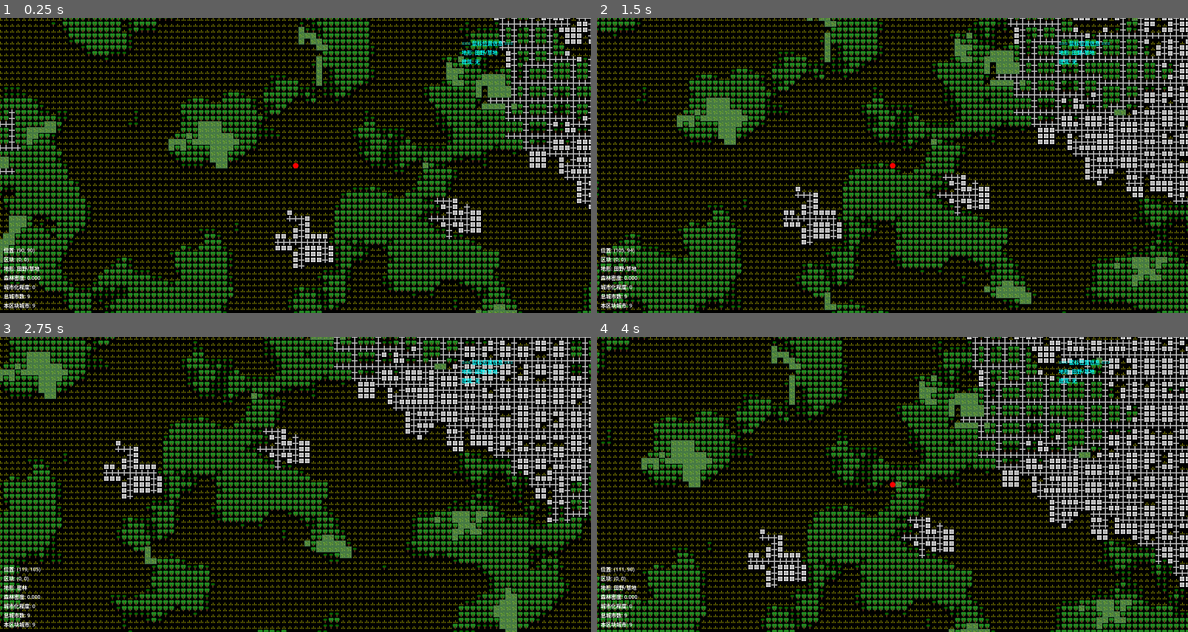
Above: before the commit, frames 1-4 (two rows, left to right).
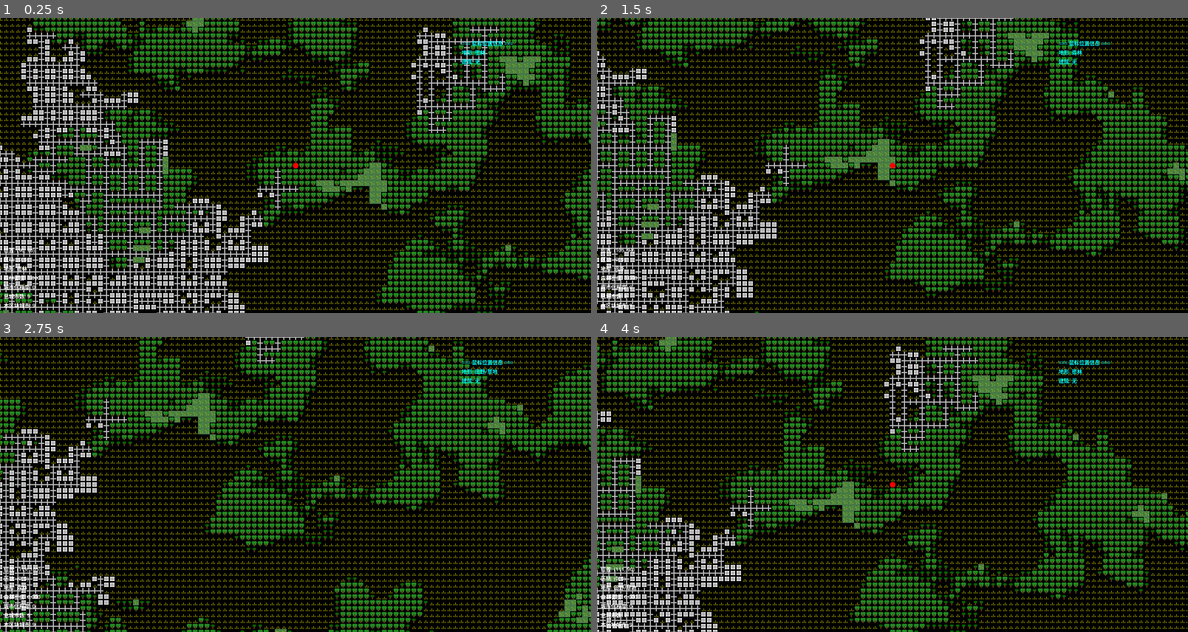
Above: after the commit, the same moments.

Repository: AliveGh0st/overmapchunkdemo
Game: Godot game, scene res://overmap_system.tscn
Same seed, same stepped clock (60 frames per second), same inputs: the game is played once before the commit and once after it.
Inputs (mouse positions are in pixels of both pictures, inside the frame that each line leads up to):
- Up to frame 1 (0.25 s): no input
- Up to frame 2 (1.5 s): tap Enter at 0.5 s; move the mouse to (1022, 150) at 0.52 s; hold Right (ui_right) 0.53-1.28 s; tap Tab at 0.6 s; click (1022, 150) at 0.67 s; move the mouse to (774, 180) at 1.27 s; hold Down (ui_down) from 1.28 s (still down); tap I at 1.35 s
- Up to frame 3 (2.75 s): move the mouse to (354, 419) at 2.02 s; release Down (ui_down) at 2.03 s; hold Right (ui_right) from 2.03 s (still down); tap Tab at 2.1 s
- Up to frame 4 (4 s): move the mouse to (862, 543) at 2.77 s; release Right (ui_right) at 2.78 s; hold Up (ui_up) 2.78-3.53 s; tap I at 2.85 s; click (862, 543) at 2.92 s; move the mouse to (1069, 528) at 3.52 s; hold Left (ui_left) from 3.53 s (still down); tap Tab at 3.6 s

The runs differ from the first frame. In frame 1, 44% of the frame differs, in the area x 0-100%, y 0-100%; in frame 2, 44%; in frame 3, 42%; in frame 4, 45%.

Commit message:
feat: 添加噪声管理器以统一管理地形生成噪声

Diff:
--- /dev/null
+++ b/noise_manager.gd
@@ -0,0 +1,214 @@
+extends Node
+class_name NoiseManager
+
+## 噪声管理器 - 统一管理所有地形生成噪声
+## 负责创建、配置和管理所有的 FastNoiseLite 实例
+## 提供类型安全的噪声访问接口和统一的种子管理
+
+# ============================================================================
+# 噪声类型枚举
+# ============================================================================
+enum NoiseType {
+	LAKE,           ## 湖泊生成噪声
+	FOREST_BASE,    ## 森林基础分布噪声（第一层）
+	FOREST_DENSITY, ## 森林密度减少噪声（第二层）
+	FLOODPLAIN     ## 洪泛平原噪声（沼泽生成）
+}
+
+# ============================================================================
+# 噪声实例存储
+# ============================================================================
+var _noise_instances: Dictionary = {}  ## 存储所有噪声实例，键为 NoiseType 枚举
+var _world_seed: int = 0               ## 全局世界种子
+
+# ============================================================================
+# 噪声配置数据结构
+# ============================================================================
+## 噪声配置数据类
+class NoiseConfig:
+	var frequency: float = 0.1
+	var octaves: int = 4
+	var persistence: float = 0.5
+	var noise_type: FastNoiseLite.NoiseType = FastNoiseLite.TYPE_SIMPLEX
+	var seed_offset: int = 0  ## 种子偏移，用于在同一世界种子下生成不同的噪声
+
+	func _init(freq: float = 0.1, oct: int = 4, pers: float = 0.5, type: FastNoiseLite.NoiseType = FastNoiseLite.TYPE_SIMPLEX, offset: int = 0):
+		frequency = freq
+		octaves = oct
+		persistence = pers
+		noise_type = type
+		seed_offset = offset
+
+# ============================================================================
+# 初始化和管理函数
+# ============================================================================
+
+func initialize(world_seed: int):
+	"""
+	初始化噪声管理器
+	使用给定的世界种子创建所有必要的噪声生成器
+	"""
+	_world_seed = world_seed
+	_create_all_noise_instances()
+	print("NoiseManager initialized with seed: ", world_seed)
+
+func _create_all_noise_instances():
+	"""
+	创建所有噪声实例
+	根据配置文件中的参数配置每个噪声生成器
+	"""
+	# 湖泊噪声配置
+	var lake_config = NoiseConfig.new(
+		Config.LakeConfig.NOISE_SCALE,
+		Config.LakeConfig.NOISE_OCTAVES,
+		Config.LakeConfig.NOISE_PERSISTENCE,
+		FastNoiseLite.TYPE_SIMPLEX,
+		0
+	)
+	_create_noise_instance(NoiseType.LAKE, lake_config)
+
+	# 森林基础分布噪声配置
+	var forest_base_config = NoiseConfig.new(
+		Config.ForestConfig.NOISE_1_SCALE,
+		Config.ForestConfig.NOISE_1_OCTAVES,
+		Config.ForestConfig.NOISE_1_PERSISTENCE,
+		FastNoiseLite.TYPE_SIMPLEX,
+		1000  # 使用不同的种子偏移
+	)
+	_create_noise_instance(NoiseType.FOREST_BASE, forest_base_config)
+
+	# 森林密度减少噪声配置
+	var forest_density_config = NoiseConfig.new(
+		Config.ForestConfig.NOISE_2_SCALE,
+		Config.ForestConfig.NOISE_2_OCTAVES,
+		Config.ForestConfig.NOISE_2_PERSISTENCE,
+		FastNoiseLite.TYPE_SIMPLEX,
+		2000  # 使用不同的种子偏移
+	)
+	_create_noise_instance(NoiseType.FOREST_DENSITY, forest_density_config)
+
+	# 洪泛平原噪声配置
+	var floodplain_config = NoiseConfig.new(
+		Config.SwampConfig.FLOODPLAIN_NOISE_SCALE,
+		Config.SwampConfig.FLOODPLAIN_NOISE_OCTAVES,
+		Config.SwampConfig.FLOODPLAIN_NOISE_PERSISTENCE,
+		FastNoiseLite.TYPE_SIMPLEX,
+		3000  # 使用不同的种子偏移
+	)
+	_create_noise_instance(NoiseType.FLOODPLAIN, floodplain_config)
+
+func _create_noise_instance(type: NoiseType, config: NoiseConfig):
+	"""
+	创建单个噪声实例
+	"""
+	var noise = FastNoiseLite.new()
+	noise.seed = _world_seed + config.seed_offset
+	noise.frequency = config.frequency
+	noise.noise_type = config.noise_type
+	noise.fractal_octaves = config.octaves
+	noise.fractal_gain = config.persistence
+
+	_noise_instances[type] = noise
+	print("Created noise instance: ", NoiseType.keys()[type], " with seed: ", noise.seed)
+
+# ============================================================================
+# 噪声访问接口
+# ============================================================================
+
+func get_noise(type: NoiseType) -> FastNoiseLite:
+	"""
+	获取指定类型的噪声生成器
+	返回 FastNoiseLite 实例，如果不存在则返回 null
+	"""
+	if type in _noise_instances:
+		return _noise_instances[type]
+	else:
+		push_error("Noise type not found: " + str(type))
+		return null
+
+func get_lake_noise() -> FastNoiseLite:
+	"""便捷方法：获取湖泊噪声生成器"""
+	return get_noise(NoiseType.LAKE)
+
+func get_forest_base_noise() -> FastNoiseLite:
+	"""便捷方法：获取森林基础分布噪声生成器"""
+	return get_noise(NoiseType.FOREST_BASE)
+
+func get_forest_density_noise() -> FastNoiseLite:
+	"""便捷方法：获取森林密度减少噪声生成器"""
+	return get_noise(NoiseType.FOREST_DENSITY)
+
+func get_floodplain_noise() -> FastNoiseLite:
+	"""便捷方法：获取洪泛平原噪声生成器"""
+	return get_noise(NoiseType.FLOODPLAIN)
+
+# ============================================================================
+# 噪声值计算接口
+# ============================================================================
+
+func get_noise_value(type: NoiseType, x: float, y: float) -> float:
+	"""
+	获取指定位置的噪声值
+	返回范围通常在 -1.0 到 1.0 之间
+	"""
+	var noise = get_noise(type)
+	if noise:
+		return noise.get_noise_2d(x, y)
+	else:
+		return 0.0
+
+func get_lake_value(x: float, y: float) -> float:
+	"""获取湖泊噪声值"""
+	return get_noise_value(NoiseType.LAKE, x, y)
+
+func get_forest_base_value(x: float, y: float) -> float:
+	"""获取森林基础分布噪声值"""
+	return get_noise_value(NoiseType.FOREST_BASE, x, y)
+
+func get_forest_density_value(x: float, y: float) -> float:
+	"""获取森林密度减少噪声值"""
+	return get_noise_value(NoiseType.FOREST_DENSITY, x, y)
+
+func get_floodplain_value(x: float, y: float) -> float:
+	"""获取洪泛平原噪声值"""
+	return get_noise_value(NoiseType.FLOODPLAIN, x, y)
+
+# ============================================================================
+# 调试和信息函数
+# ============================================================================
+
+func get_noise_info(type: NoiseType) -> Dictionary:
+	"""
+	获取噪声生成器的详细信息
+	用于调试和监控
+	"""
+	var noise = get_noise(type)
+	if noise:
+		return {
+			"type": NoiseType.keys()[type],
+			"seed": noise.seed,
+			"frequency": noise.frequency,
+			"octaves": noise.fractal_octaves,
+			"persistence": noise.fractal_gain,
+			"noise_type": noise.noise_type
+		}
+	else:
+		return {}
+
+func print_all_noise_info():
+	"""
+	打印所有噪声生成器的信息
+	用于调试
+	"""
+	print("=== Noise Manager Info ===")
+	for type in NoiseType.values():
+		var info = get_noise_info(type)
+		if not info.is_empty():
+			print("%s: seed=%d, freq=%.4f, oct=%d, pers=%.2f" % [
+				info.type, info.seed, info.frequency, info.octaves, info.persistence
+			])
+	print("==========================")
+
+func get_total_noise_count() -> int:
+	"""获取当前管理的噪声实例总数"""
+	return _noise_instances.size()
--- a/overmap_renderer.gd
+++ b/overmap_renderer.gd
@@ -3,6 +3,9 @@
 
 ## 连续地图overmap渲染器
 ## 负责动态生成和渲染无限大地图，包括地形生成、TileMap渲染和玩家标记管理
+
+# 预加载噪声管理器类
+const NoiseManager = preload("res://noise_manager.gd")
 
 # ============================================================================
 # 核心地图设置
@@ -73,19 +76,13 @@
 # ============================================================================
 # 噪声生成器实例
 # ============================================================================
-var lake_noise: FastNoiseLite  ## 湖泊生成噪声器
+# 噪声生成器实例 - 使用噪声管理器统一管理
+# ============================================================================
+var noise_manager: NoiseManager  ## 噪声管理器实例
 
 # 动态森林大小调整值（替代原来的常量）
 var forest_size_adjust: float = 0.0 ## 森林大小调整值，对应C++的forest_size_adjust
 # 注意：forestosity在城市系统部分已声明
-
-# 森林噪声生成器实例
-var forest_noise_1: FastNoiseLite ## 第一层噪声生成器 - 森林基础分布
-var forest_noise_2: FastNoiseLite ## 第二层噪声生成器 - 森林密度减少效果
-
-
-# 洪泛平原噪声生成器实例
-var floodplain_noise: FastNoiseLite ## 洪泛平原噪声生成器
 
 # ============================================================================
 # 全局系统设置
@@ -146,9 +143,7 @@
 
 	# 设置各个子系统
 	setup_tilemap()
-	setup_lake_noise()
-	setup_forest_noise()
-	setup_floodplain_noise()
+	setup_noise_manager()
 
 	# 监听窗口大小变化事件
 	get_viewport().size_changed.connect(_on_viewport_size_changed)
@@ -460,50 +455,15 @@
 # 噪声生成器初始化
 # ============================================================================
 
-func setup_lake_noise():
-	"""
-	初始化湖泊噪声生成器
-	配置用于湖泊分布计算的Simplex噪声参数
-	"""
-	lake_noise = FastNoiseLite.new()
-	lake_noise.seed = world_seed  # 使用全局种子确保一致性
-	lake_noise.frequency = Config.LakeConfig.NOISE_SCALE
-	lake_noise.noise_type = FastNoiseLite.TYPE_SIMPLEX
-	lake_noise.fractal_octaves = Config.LakeConfig.NOISE_OCTAVES
-	lake_noise.fractal_gain = Config.LakeConfig.NOISE_PERSISTENCE
-
-func setup_forest_noise():
-	"""
-	初始化森林噪声生成器系统
-	创建双层噪声：基础分布噪声和密度减少噪声，完全匹配C++逻辑
-	"""
-	# 第一层噪声 - 森林基础分布
-	forest_noise_1 = FastNoiseLite.new()
-	forest_noise_1.seed = world_seed  # 使用全局种子
-	forest_noise_1.frequency = Config.ForestConfig.NOISE_1_SCALE
-	forest_noise_1.noise_type = FastNoiseLite.TYPE_SIMPLEX
-	forest_noise_1.fractal_octaves = Config.ForestConfig.NOISE_1_OCTAVES
-	forest_noise_1.fractal_gain = Config.ForestConfig.NOISE_1_PERSISTENCE
-
-	# 第二层噪声 - 森林密度减少效果
-	forest_noise_2 = FastNoiseLite.new()
-	forest_noise_2.seed = world_seed  # 使用稍微不同的种子避免完全相同
-	forest_noise_2.frequency = Config.ForestConfig.NOISE_2_SCALE
-	forest_noise_2.noise_type = FastNoiseLite.TYPE_SIMPLEX
-	forest_noise_2.fractal_octaves = Config.ForestConfig.NOISE_2_OCTAVES
-	forest_noise_2.fractal_gain = Config.ForestConfig.NOISE_2_PERSISTENCE
-
-func setup_floodplain_noise():
-	"""
-	初始化洪泛平原噪声生成器系统
-	用于沼泽生成，完全匹配C++版本的om_noise_layer_floodplain逻辑
-	"""
-	floodplain_noise = FastNoiseLite.new()
-	floodplain_noise.seed = world_seed# 使用独特的种子
-	floodplain_noise.frequency = Config.SwampConfig.FLOODPLAIN_NOISE_SCALE
-	floodplain_noise.noise_type = FastNoiseLite.TYPE_SIMPLEX
-	floodplain_noise.fractal_octaves = Config.SwampConfig.FLOODPLAIN_NOISE_OCTAVES
-	floodplain_noise.fractal_gain = Config.SwampConfig.FLOODPLAIN_NOISE_PERSISTENCE
+func setup_noise_manager():
+	"""
+	初始化噪声管理器
+	创建并配置所有需要的噪声生成器
+	"""
+	noise_manager = NoiseManager.new()
+	add_child(noise_manager)
+	noise_manager.initialize(world_seed)
+	print("Noise manager setup completed")
 
 # ============================================================================
 # 区块生成管理系统
@@ -1117,7 +1077,7 @@
 func _is_lake_noise_at(world_pos: Vector2i) -> bool:
 	"""检查指定世界坐标是否应该生成湖泊（基于噪声计算）"""
 	# 获取原始噪声值（范围-1到1）
-	var noise_value = lake_noise.get_noise_2d(world_pos.x, world_pos.y)
+	var noise_value = noise_manager.get_lake_value(world_pos.x, world_pos.y)
 	# 规范化到0-1范围
 	noise_value = (noise_value + 1.0) * 0.5
 	# 应用幂运算使分布更稀疏、边缘更清晰
@@ -1473,14 +1433,14 @@
 	使用双层噪声系统：基础分布噪声减去密度减少噪声
 	"""
 	# 第一层噪声 - 森林基础分布
-	var r = forest_noise_1.get_noise_2d(world_pos.x, world_pos.y)
+	var r = noise_manager.get_forest_base_value(world_pos.x, world_pos.y)
 	# 将噪声值从[-1,1]范围映射到[0,1]范围
 	r = (r + 1.0) * 0.5
 	# 应用幂运算增强对比度
 	r = pow(r, Config.ForestConfig.NOISE_1_POWER)
 
 	# 第二层噪声 - 森林密度减少效果
-	var d = forest_noise_2.get_noise_2d(world_pos.x, world_pos.y)
+	var d = noise_manager.get_forest_density_value(world_pos.x, world_pos.y)
 	# 将噪声值从[-1,1]范围映射到[0,1]范围
 	d = (d + 1.0) * 0.5
 	# 应用幂运算
@@ -1495,7 +1455,7 @@
 	使用单层噪声生成，通过幂运算增强对比度
 	"""
 	# 获取基础噪声值
-	var r = floodplain_noise.get_noise_2d(world_pos.x, world_pos.y)
+	var r = noise_manager.get_floodplain_value(world_pos.x, world_pos.y)
 	# 将噪声值从[-1,1]范围映射到[0,1]范围
 	r = (r + 1.0) * 0.5
 	# 应用幂运算增强对比度，使小值更小，大值相对更大
